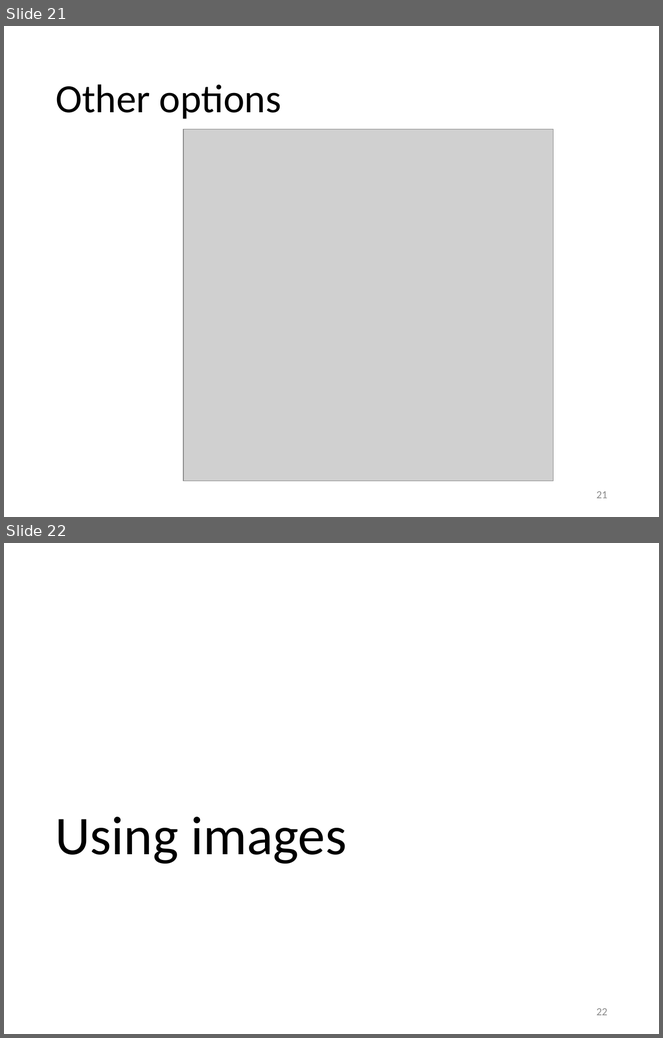
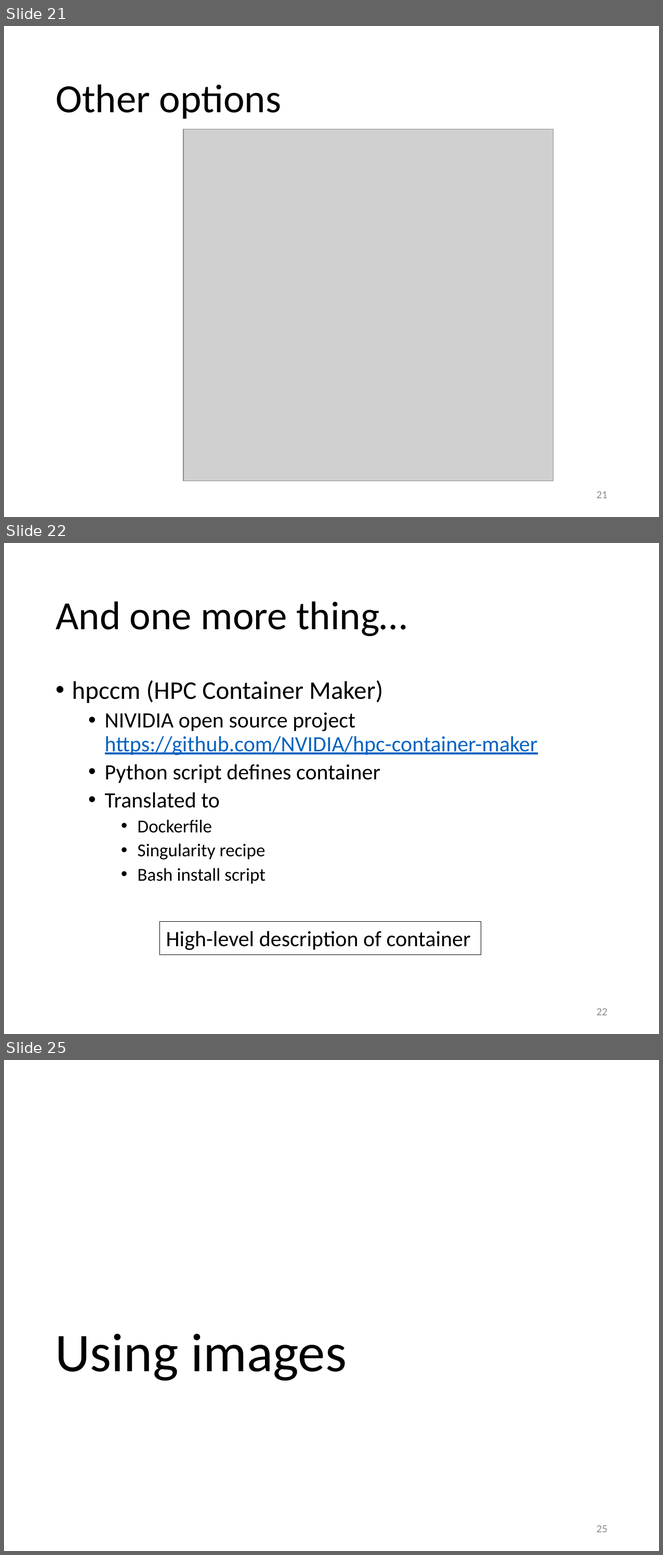
Before and after one commit to gjbex/Containers-for-HPC, a slide deck: singularity.pptx. Shown one above the other, each under a label of ours: slides 21 and 22 before the commit, slides 21, 22 and 25 after it; the slides between them are not shown. The pictures are 663x1038 and 663x1555 pixels, drawn with LibreOffice and Linux fonts; fonts in the diff are those of the drawing; grey boxes stand for pictures. Boxes give left, top, right and bottom in pixels: in the first picture for what was removed or moved away, otherwise in the second. Text is boxed around its words. In the diff, an @@ line names an element or a change of style, - is before the commit and + after.

Commit message:
Add section on hpccm

```diff
--- a/singularity.pptx
+++ b/singularity.pptx
@@ slide 22 added at <box>4,543,659,1034</box>, background #FFFFFF @@
@@ title added at <box>55,601,408,637</box>, 44 pt, text #000000 @@
+And one more thing…
@@ text added at <box>72,680,538,884</box>, 24 pt, text #000000 @@
+• hpccm (HPC Container Maker)
+  • NIVIDIA open source project
+    https://github.com/NVIDIA/hpc-container-maker
+  • Python script defines container
+  • Translated to
+    • Dockerfile
+    • Singularity recipe
+    • Bash install script
@@ rectangle added at <box>159,922,480,954</box>, outline #000000 0.75 pt, 24 pt, text #000000 @@
+High-level description of container
@@ page number added at <box>597,1008,608,1016</box>, 12 pt, text #8C8C8C @@
+22
@@ what was slide 22 is now slide 25 @@
@@ page number at <box>597,1525,608,1533</box>: text changed @@
-22
+25
```
Also in this commit, not shown: 1 slide changed, 2 other slides added.
